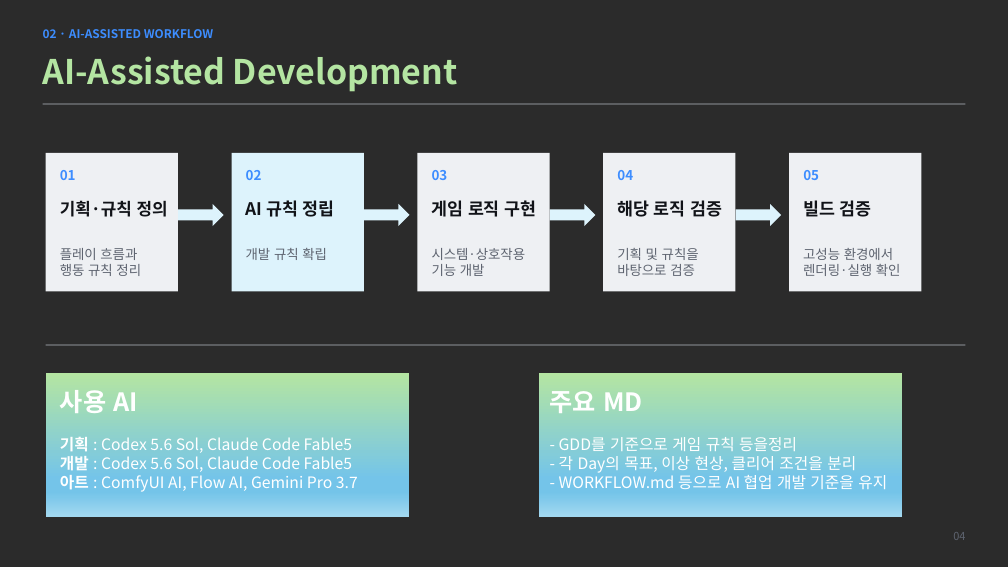
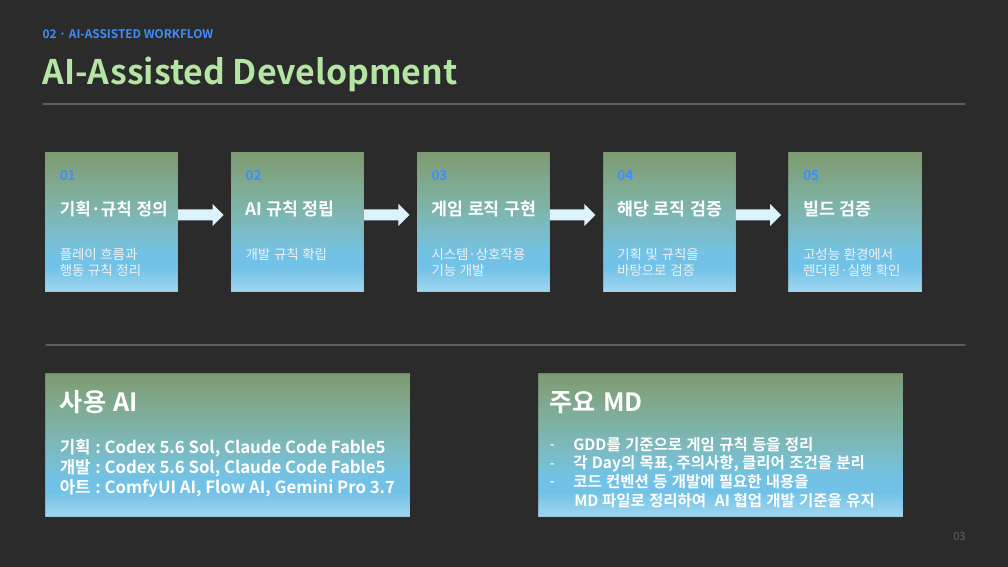
Before and after one commit to AACHANJINAA/Aeterna, a slide deck: slide 3 of Presentation/AETERNA_프로젝트_심사발표.pptx (slide 4 before the commit). Drawn at 1008x567 pixels with LibreOffice and Linux fonts; fonts in the diff are those of the drawing; background and template pictures are left out; a plain dark background stands for a picture behind light text. Boxes give left, top, right and bottom in pixels: in the first picture for what was removed or moved away, otherwise in the second. Text is boxed around its words. In the diff, an @@ line names an element or a change of style, - is before the commit and + after.

```diff
--- a/Presentation/AETERNA_프로젝트_심사발표.pptx
+++ b/Presentation/AETERNA_프로젝트_심사발표.pptx
@@ rectangle at box(231, 153, 364, 291): fill #DDF3FC to gradient #B4E5A2 to #74C4E9 to #A2D8F0 @@
@@ fill #EEF0F3 to gradient #B4E5A2 to #74C4E9 to #A2D8F0 in 4 elements at box(45, 153, 178, 291), box(417, 153, 550, 291), box(603, 153, 736, 291), box(789, 153, 922, 291) @@
@@ text colour #111318 to #FFFFFF in 5 elements at box(60, 201, 168, 217), box(246, 200, 335, 217), box(432, 200, 537, 217), box(803, 200, 872, 217), box(617, 200, 723, 217) @@
@@ text colour #5E6470 to #F2F2F2 in 5 elements at box(60, 248, 141, 276), box(246, 248, 327, 260), box(432, 248, 526, 276), box(617, 248, 699, 276), box(803, 248, 901, 276) @@
@@ text at box(550, 391, 643, 413): size 24 to 24.1 pt in "주요 MD" @@
@@ text at box(60, 439, 395, 497): size 15 to 16 pt; bold on in ": Codex 5.6 Sol, Claude Code Fable5", ": Codex 5.6 Sol, Claude Code Fable5", ": ComfyUI AI, Flow AI, Gemini Pro ..." @@
@@ text at box(573, 437, 875, 508): text changed; size 15 to 14.8 pt; bold on @@
-- GDD를 기준으로 게임 규칙 등을정리
-- 각 Day의 목표, 이상 현상, 클리어 조건을 분리
-- WORKFLOW.md 등으로 AI 협업 개발 기준을 유지
+– GDD를 기준으로 게임 규칙 등을 정리
+– 각 Day의 목표, 주의사항, 클리어 조건을 분리
+– 코드 컨벤션 등 개발에 필요한 내용을
+MD 파일로 정리하여 AI 협업 개발 기준을 유지
@@ text at box(953, 532, 965, 540): text changed @@
-04
+03
```
Also in this commit, not shown: 2 other slides changed, 1 slide added, 1 slide removed.
